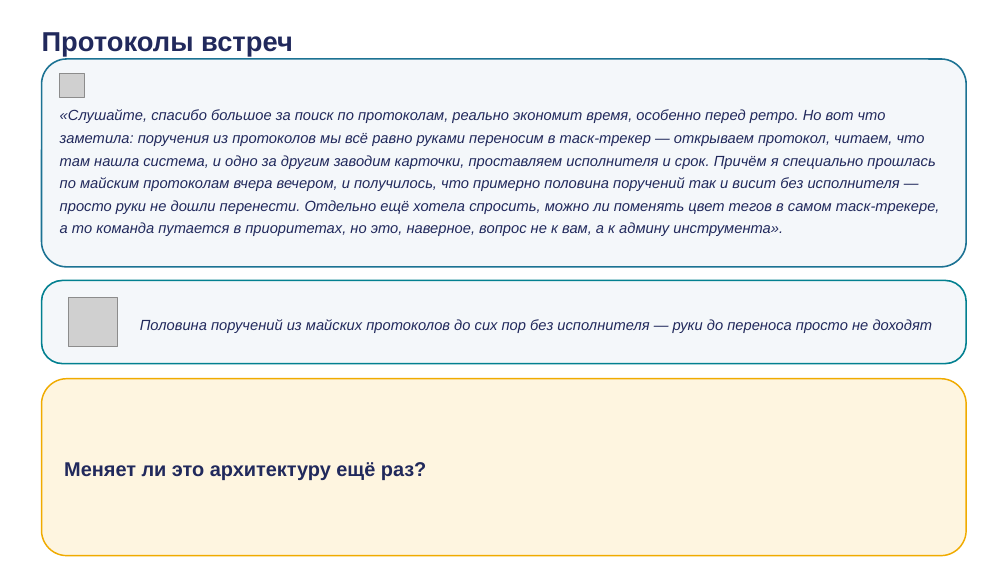
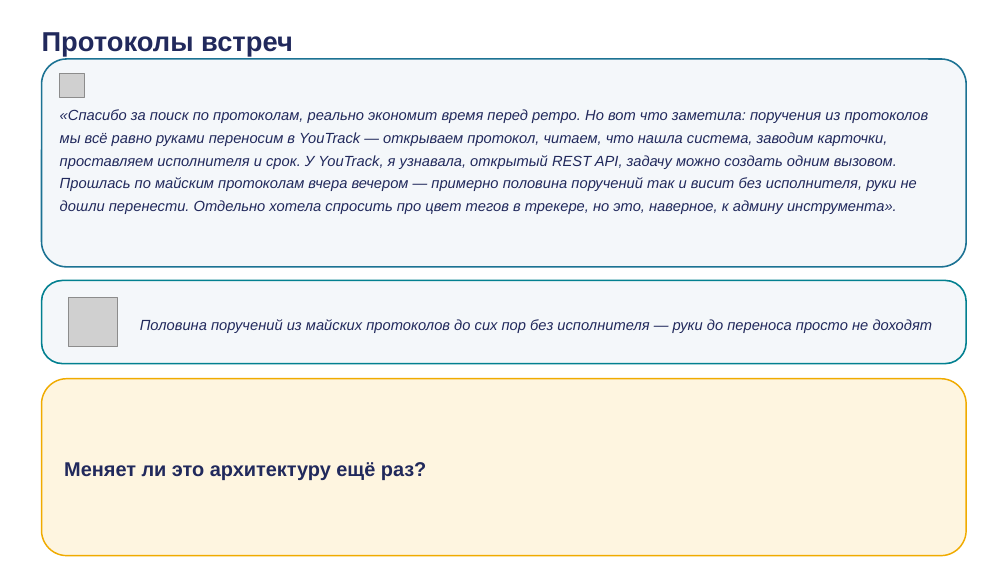
Before and after one commit to tellina-study/AI-usage-lessons, a slide deck: slide 25 of library/seminars/sem-02/rendered/sem-02.pptx. Drawn at 1008x567 pixels with LibreOffice and Linux fonts; fonts in the diff are those of the drawing; grey boxes stand for pictures. Boxes give left, top, right and bottom in pixels: in the first picture for what was removed or moved away, otherwise in the second. Text is boxed around its words. In the diff, an @@ line names an element or a change of style, - is before the commit and + after.

```diff
--- a/library/seminars/sem-02/rendered/sem-02.pptx
+++ b/library/seminars/sem-02/rendered/sem-02.pptx
@@ text at bbox=[60, 109, 929, 214]: text changed @@
-«Слушайте, спасибо большое за поиск по протоколам, реально экономит время, особенно перед ретро. Но вот что заметила: поручения из протоколов мы всё равно руками переносим в таск-трекер — открываем протокол, читаем, что там нашла система, и одно за другим заводим карточки, проставляем исполнителя и срок. Причём я специально прошлась по майским протоколам вчера вечером, и получилось, что примерно половина поручений так и висит без исполнителя — просто руки не дошли перенести. Отдельно ещё хотела спросить, можно ли поменять цвет тегов в самом таск-трекере, а то команда путается в приоритетах, но это, наверное, вопрос не к вам, а к админу инструмента».
+«Спасибо за поиск по протоколам, реально экономит время перед ретро. Но вот что заметила: поручения из протоколов мы всё равно руками переносим в YouTrack — открываем протокол, читаем, что нашла система, заводим карточки, проставляем исполнителя и срок. У YouTrack, я узнавала, открытый REST API, задачу можно создать одним вызовом. Прошлась по майским протоколам вчера вечером — примерно половина поручений так и висит без исполнителя, руки не дошли перенести. Отдельно хотела спросить про цвет тегов в трекере, но это, наверное, к админу инструмента».
```
Also in this commit, not shown: 14 other slides changed, 35 other files.
